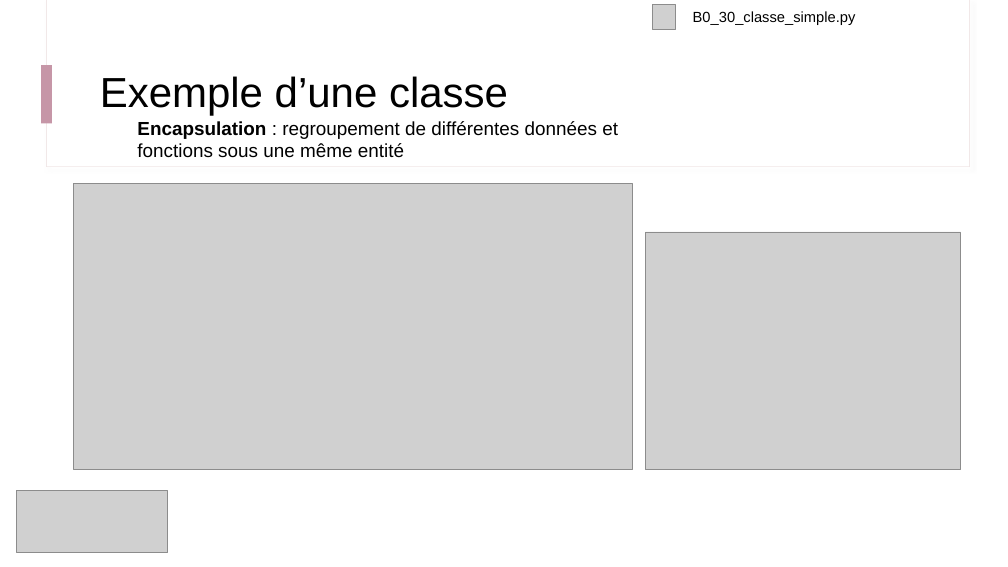
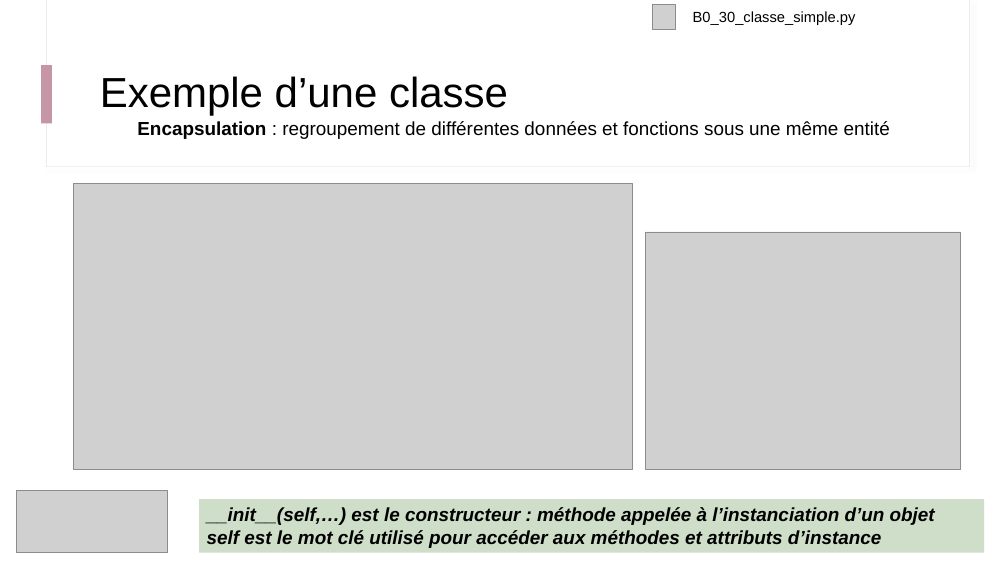
Before and after one commit to IOGS-Digital-Methods/semester-6, a slide deck: slide 16 of ONIP/onip_b4_objet/seance1_classes/B4_1_Classes_et_objets.pptx. Drawn at 1008x567 pixels with LibreOffice and Linux fonts; fonts in the diff are those of the drawing; grey boxes stand for pictures. Boxes give left, top, right and bottom in pixels: in the first picture for what was removed or moved away, otherwise in the second. Text is boxed around its words. In the diff, an @@ line names an element or a change of style, - is before the commit and + after.

```diff
--- a/ONIP/onip_b4_objet/seance1_classes/B4_1_Classes_et_objets.pptx
+++ b/ONIP/onip_b4_objet/seance1_classes/B4_1_Classes_et_objets.pptx
@@ text "Encapsulation : regroupement de différentes ..." rewrapped from <box>137,121,618,158</box> to <box>137,121,890,139</box> @@
@@ rectangle added at <box>200,499,985,553</box>, fill #CEDEC8, 18 pt, text #000000, bold, italic @@
+__init__(self,…) est le constructeur : méthode appelée à l’instanciation d’un objet
+self est le mot clé utilisé pour accéder aux méthodes et attributs d’instance
```
Also in this commit, not shown: 5 other slides changed, 7 other files.
